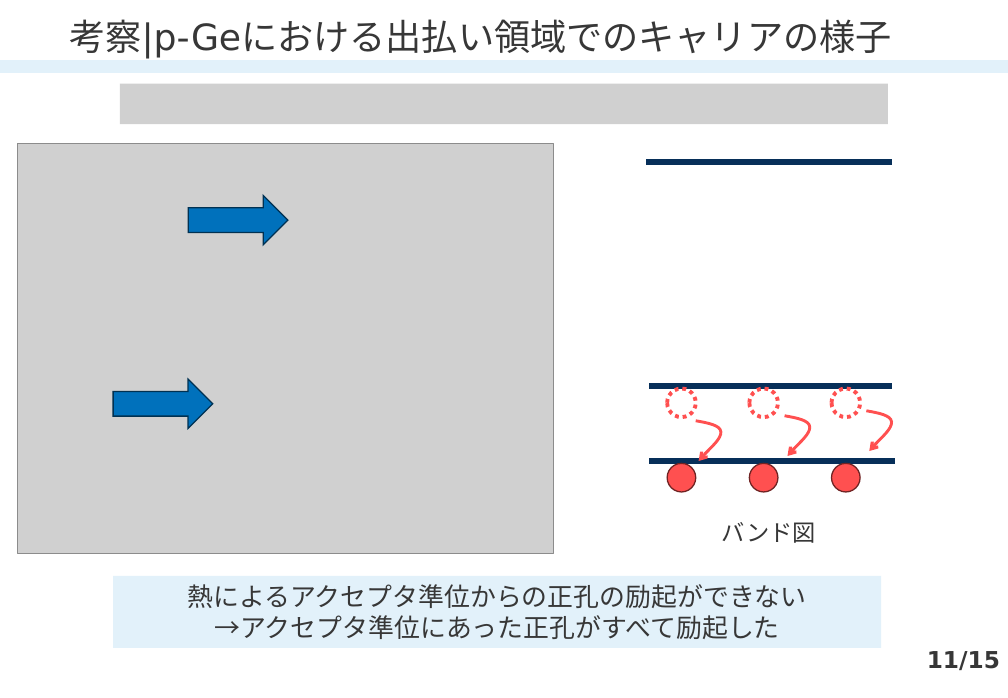
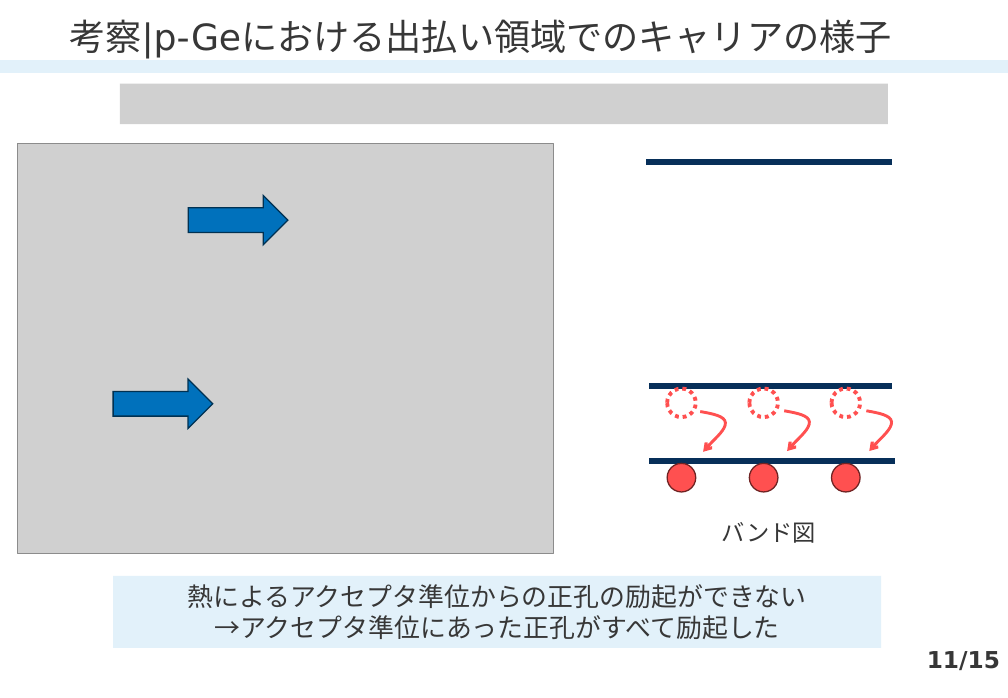
Before and after one commit to xiang-gong3944/----, a slide deck: slide 11 of 2024_06_28_半導体/1522068_半導体.pptx. Drawn at 1008x698 pixels with LibreOffice and Linux fonts; fonts in the diff are those of the drawing; grey boxes stand for pictures. Boxes give left, top, right and bottom in pixels: in the first picture for what was removed or moved away, otherwise in the second. Text is boxed around its words. In the diff, an @@ line names an element or a change of style, - is before the commit and + after.

```diff
--- a/2024_06_28_半導体/1522068_半導体.pptx
+++ b/2024_06_28_半導体/1522068_半導体.pptx
@@ freeform shape moved from (x1=696, y1=421, x2=721, y2=461) to (x1=701, y1=411, x2=726, y2=451) @@
@@ freeform shape moved from (x1=785, y1=416, x2=810, y2=456) to (x1=785, y1=410, x2=810, y2=450) @@
```
Also in this commit, not shown: 3 other slides changed.
